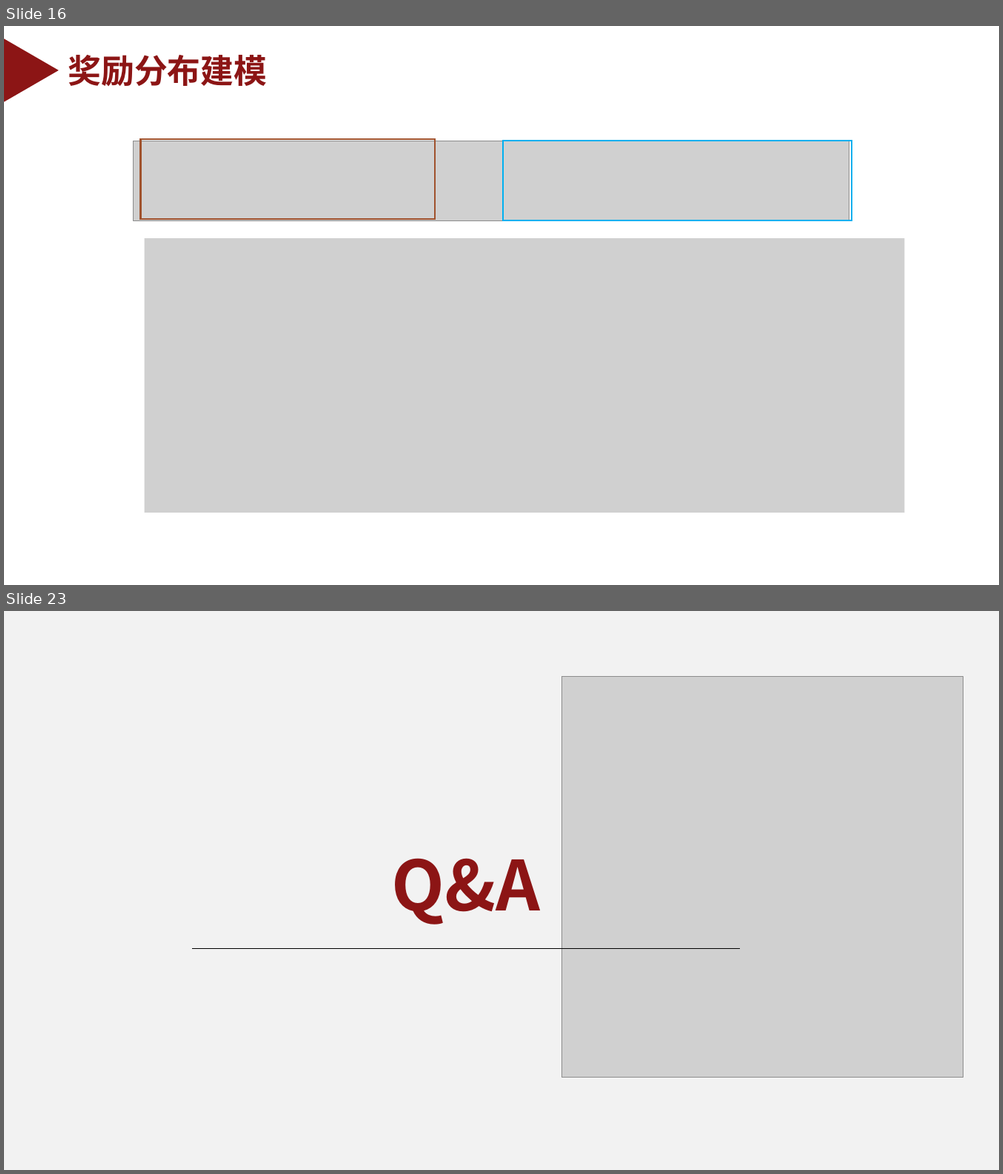
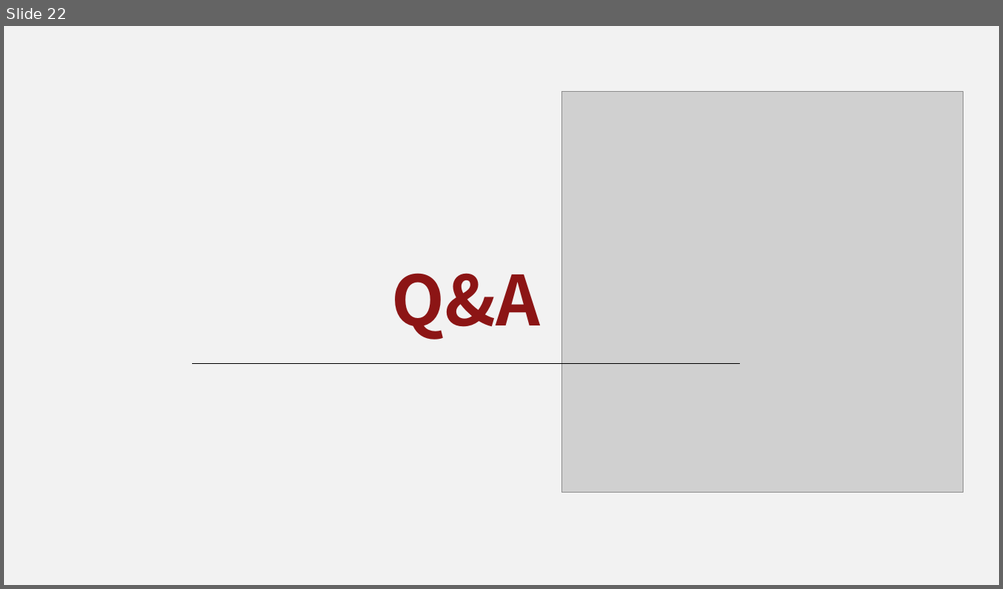
Before and after one commit to YangFan0918/assignment-submission-template, a slide deck: 汇报ppt.pptx. Shown one above the other, each under a label of ours: slides 16 and 23 before the commit, slide 22 after it; the slides between them are not shown. The pictures are 1003x1174 and 1003x589 pixels, drawn with LibreOffice and Linux fonts; fonts in the diff are those of the drawing; grey boxes stand for pictures; background and template pictures are left out. Boxes give left, top, right and bottom in pixels: in the first picture for what was removed or moved away, otherwise in the second. Text is boxed around its words. In the diff, an @@ line names an element or a change of style, - is before the commit and + after.

```diff
--- a/汇报ppt.pptx
+++ b/汇报ppt.pptx
@@ slide 16 removed at (4, 26, 999, 585), background #FFFFFF @@
@@ triangle removed at (4, 39, 59, 102) @@
@@ text removed at (68, 55, 267, 86) @@
-奖励分布建模
@@ picture removed at (134, 141, 849, 221) @@
@@ rectangle removed at (141, 139, 435, 219) @@
@@ rectangle removed at (503, 141, 851, 221) @@
@@ picture removed at (145, 238, 905, 513) @@
@@ what was slide 23 is now slide 22 @@
```
Also in this commit, not shown: 7 slides changed, 12 slides added, 12 other slides removed, 3 other files.
